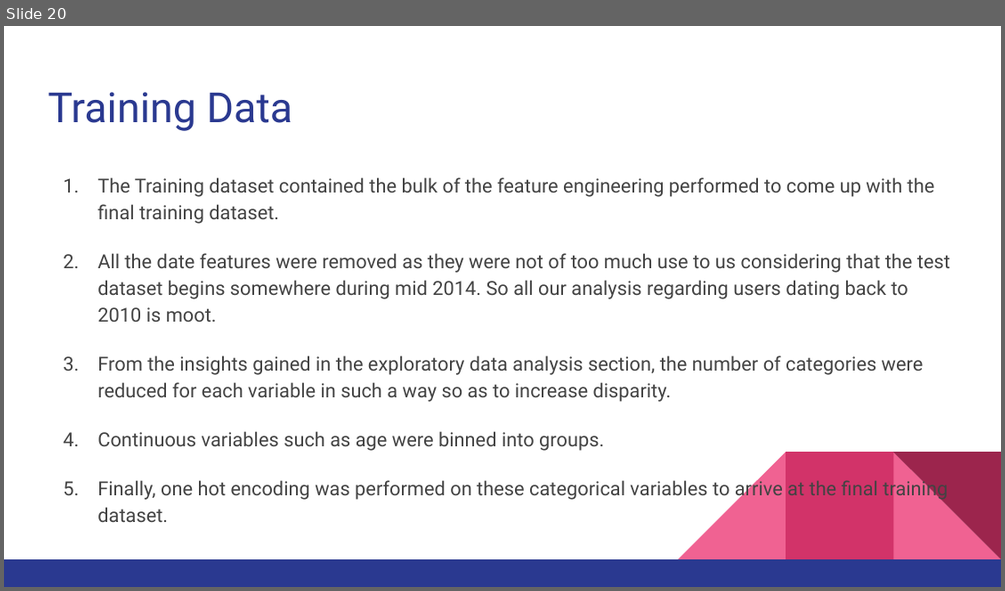
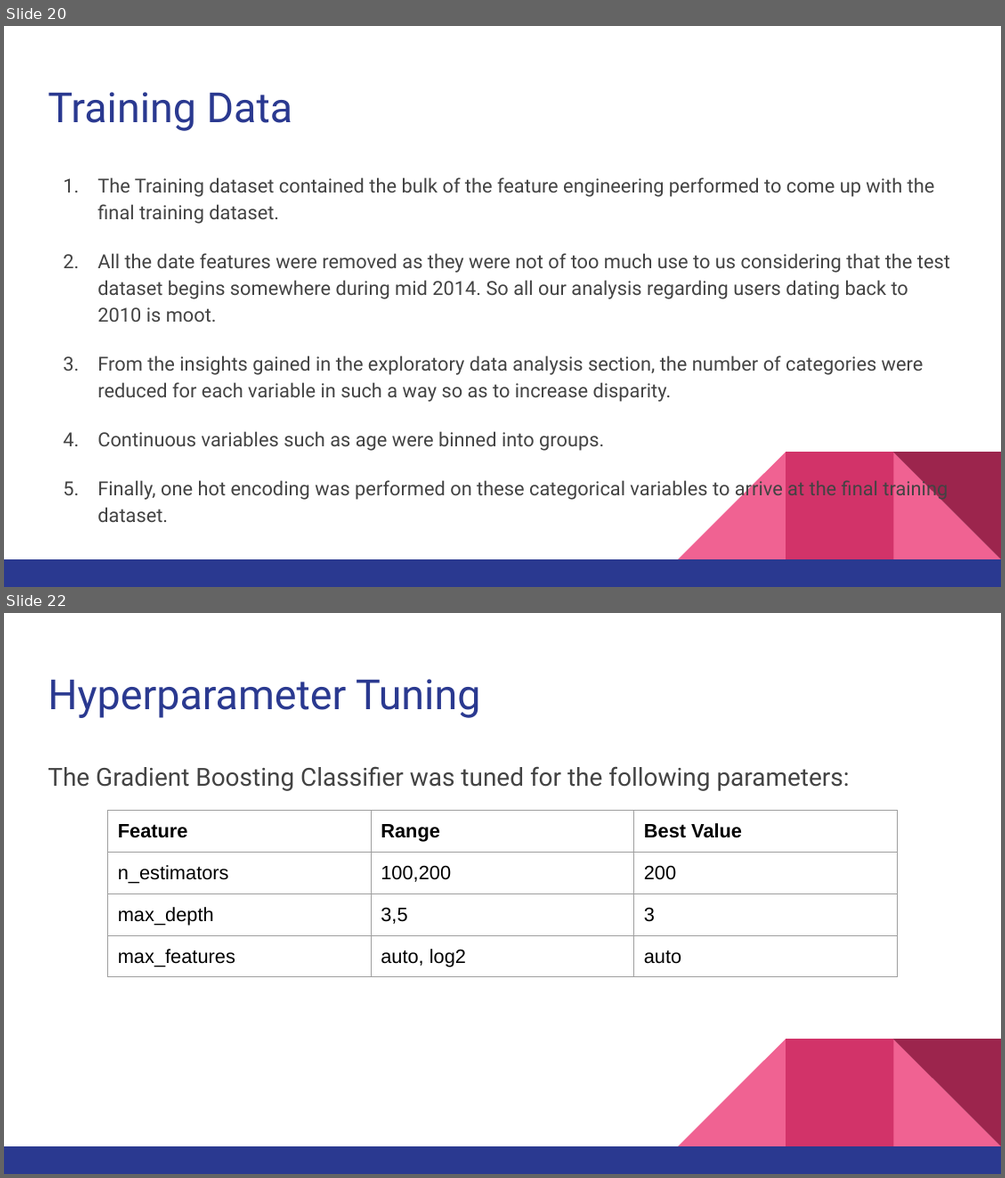
Before and after one commit to rounakbanik/airbnb, a slide deck: Airbnb Slide Deck.pptx. Shown one above the other, each under a label of ours: slide 20 before the commit, slides 20 and 22 after it; the slides between them are not shown. The pictures are 1005x591 and 1005x1178 pixels, drawn with LibreOffice and Linux fonts; fonts in the diff are those of the drawing. Boxes give left, top, right and bottom in pixels: in the first picture for what was removed or moved away, otherwise in the second. Text is boxed around its words. In the diff, an @@ line names an element or a change of style, - is before the commit and + after.

```diff
--- a/Airbnb Slide Deck.pptx
+++ b/Airbnb Slide Deck.pptx
@@ slide 22 added at (4,613,1001,1174), background #FFFFFF; not listed: 5 template elements that a slide beside it also shows @@
@@ title added at (48,679,480,718), 30 pt, text #2A3990 @@
+Hyperparameter Tuning
@@ text added at (48,766,850,791), 18 pt, text #434343 @@
+The Gradient Boosting Classifier was tuned for the following parameters:
@@ table added at (107,811,898,1137), 4 rows, 3 columns @@
+Feature | Range | Best Value
+n_estimators | 100,200 | 200
+max_depth | 3,5 | 3
+max_features | auto, log2 | auto
```
Also in this commit, not shown: 2 slides changed, 4 other slides added, 1 slide removed, 5 other files.
